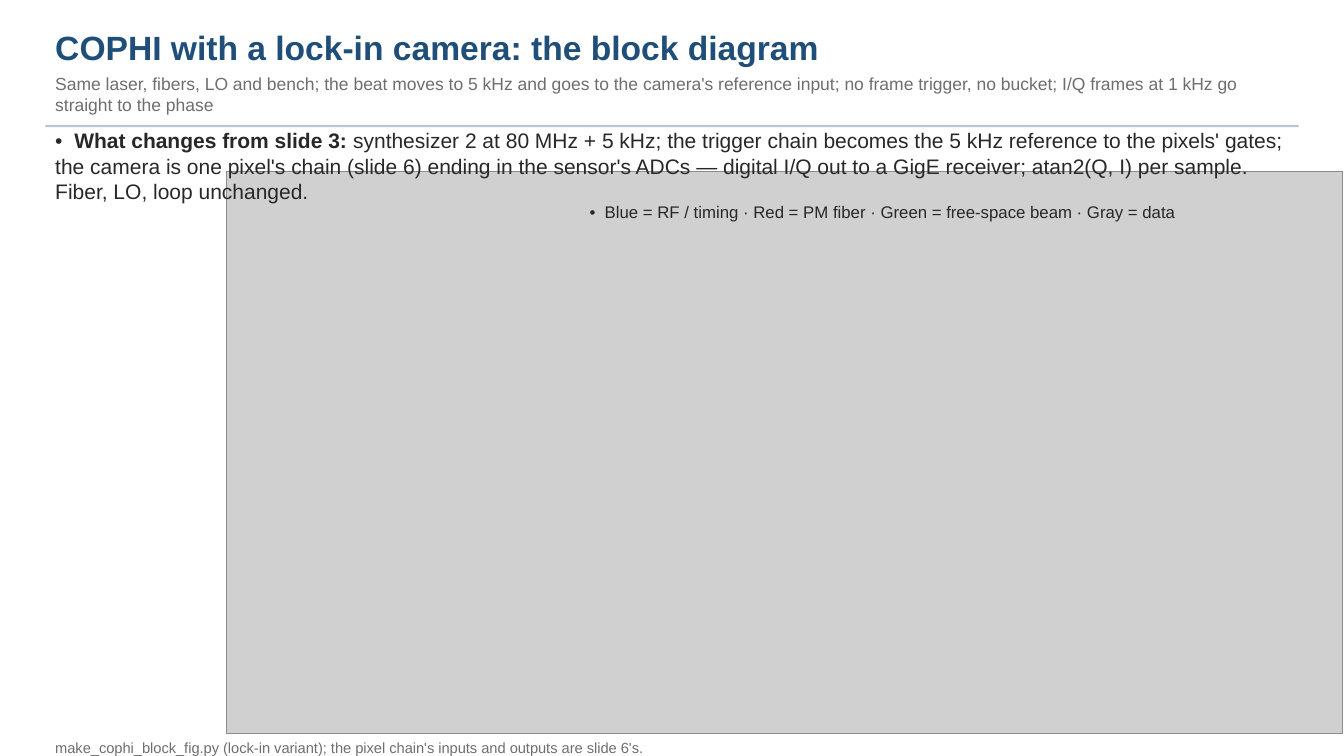
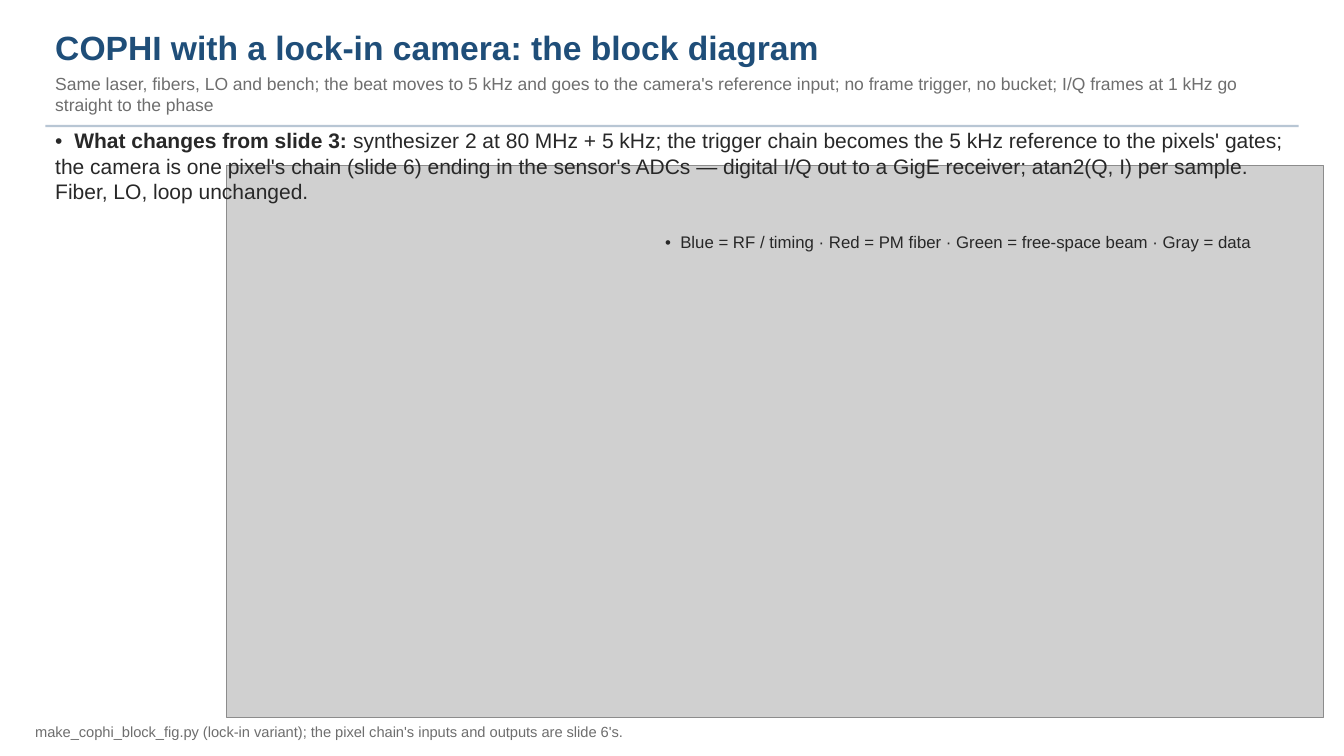
Before and after one commit to nasa-jpl/macos, a slide deck: slide 7 of demo_session/deck_cophi.pptx. Drawn at 1344x756 pixels with LibreOffice and Linux fonts; fonts in the diff are those of the drawing; grey boxes stand for pictures. Boxes give left, top, right and bottom in pixels: in the first picture for what was removed or moved away, otherwise in the second. Text is boxed around its words. In the diff, an @@ line names an element or a change of style, - is before the commit and + after.

```diff
--- a/demo_session/deck_cophi.pptx
+++ b/demo_session/deck_cophi.pptx
@@ picture: place and size @@
-picture at (227,171,1343,734)
+picture at (227,165,1324,718)
@@ text "• Blue = RF / ...": place and size @@
-text "• Blue = RF / ..." at (605,206,1175,222)
+text "• Blue = RF / ..." at (680,236,1251,252)
@@ text "make_cophi_block_fig.py (lock-in variant); the pixel ...": place and size @@
-text "make_cophi_block_fig.py (lock-in variant); the pixel ..." at (55,742,643,756)
+text "make_cophi_block_fig.py (lock-in variant); the pixel ..." at (35,726,623,740)
```
Also in this commit, not shown: 5 other slides changed, 4 other files.
